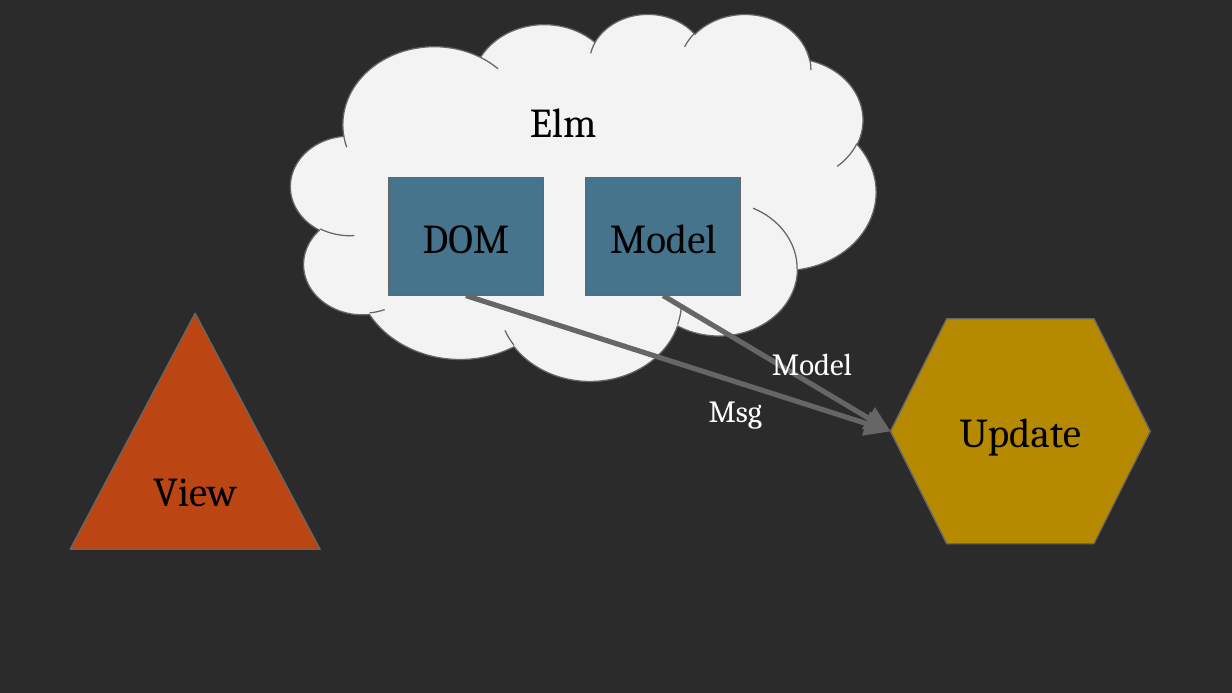
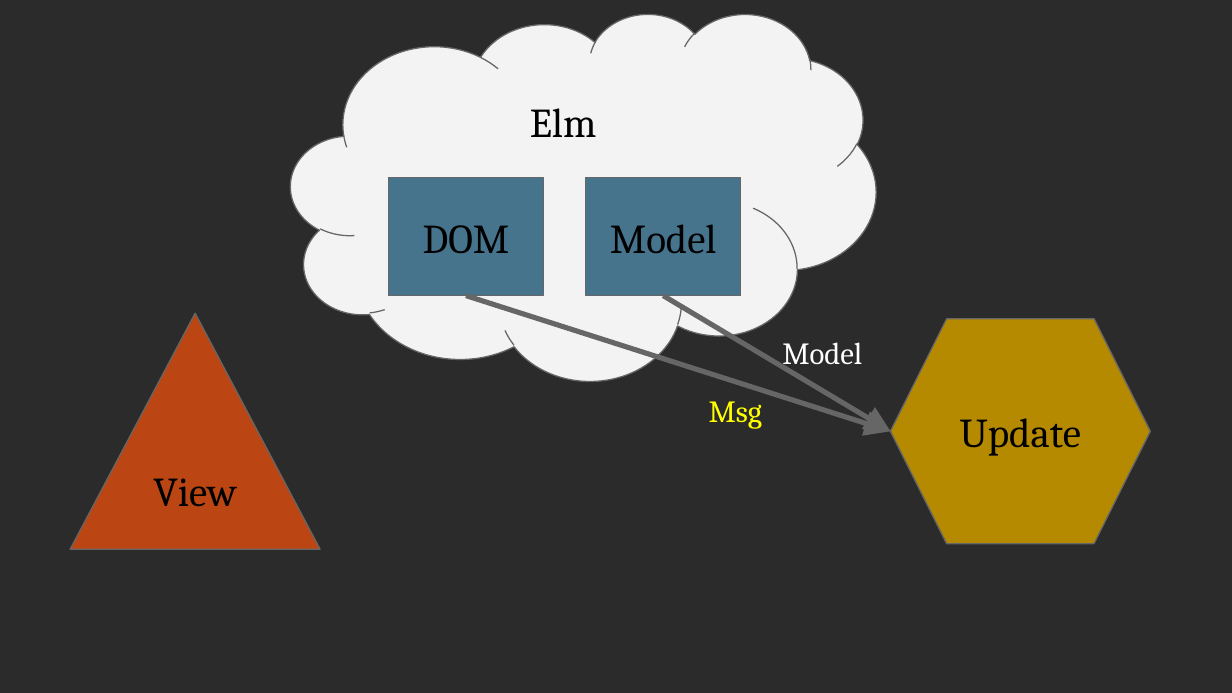
Before and after one commit to scameronde/elm-et2017, a slide deck: slide 34 of Elm.pptx (slide 25 before the commit). Drawn at 1232x693 pixels with LibreOffice and Linux fonts; fonts in the diff are those of the drawing; background and template pictures are left out; a plain dark background stands for a picture behind light text. Boxes give left, top, right and bottom in pixels: in the first picture for what was removed or moved away, otherwise in the second. Text is boxed around its words. In the diff, an @@ line names an element or a change of style, - is before the commit and + after.

```diff
--- a/Elm.pptx
+++ b/Elm.pptx
@@ text "Model": place and size @@
-text "Model" at [772, 353, 852, 382]
+text "Model" at [782, 342, 862, 372]
@@ text "Msg" at [709, 401, 763, 429]: text colour #FFFFFF to #FFFF00 @@
```
Also in this commit, not shown: 25 other slides changed, 9 slides added, 2 slides removed.
